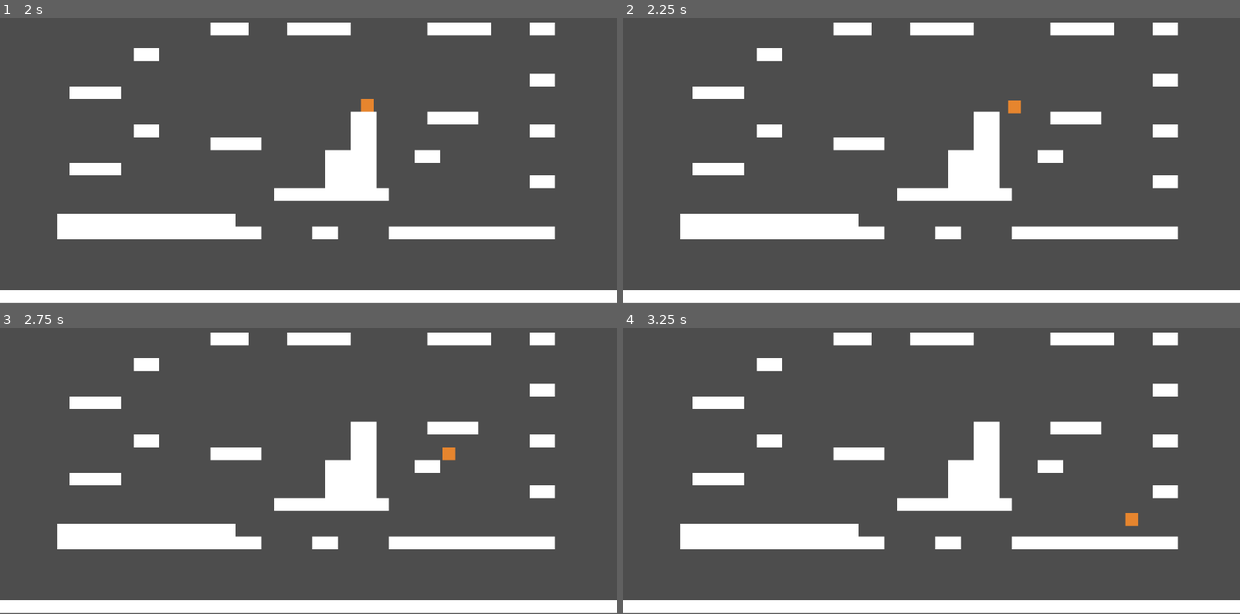
Above: before the commit, frames 1-4 (two rows, left to right).
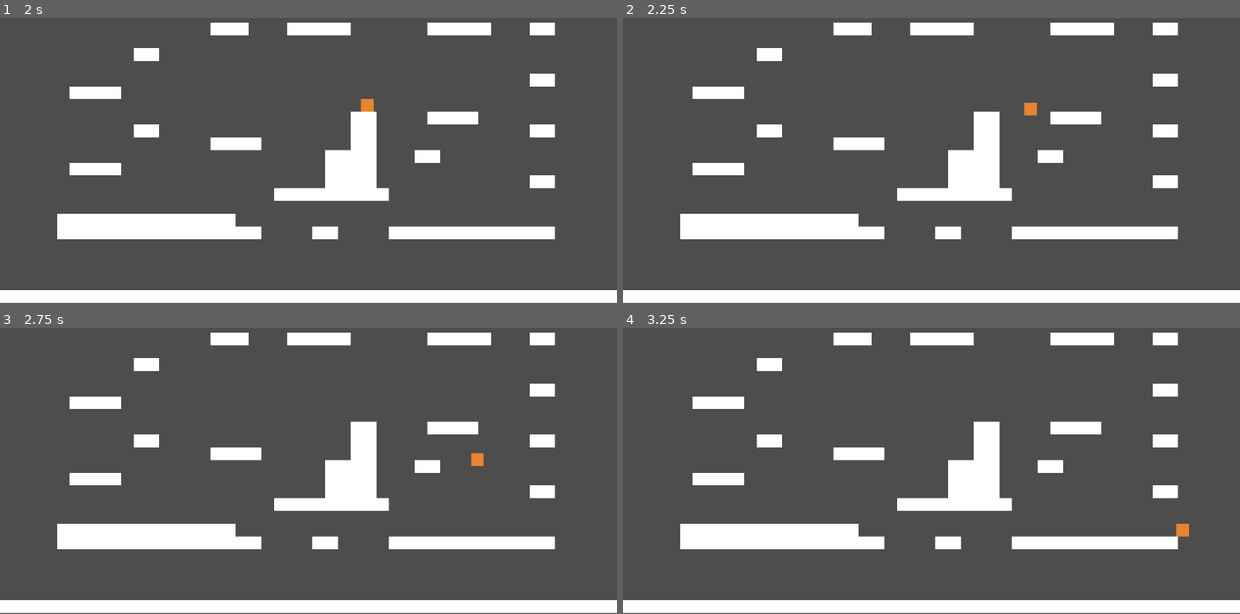
Above: after the commit, the same moments.

Repository: ramalhoproject/echoes-of-arena
Game: Godot game, scene res://scenes/multiplayer/Lobby.tscn
The game is run twice, just before and just after one commit, with the same random seed, the same clock (stepped at 60 frames per second) and the same inputs.
Inputs (mouse positions are in pixels of both pictures, inside the frame that each line leads up to):
- Up to frame 1 (2 s): click (314, 152) at 0.52 s; type "12" at 0.6 s; click "Host" at 1.25 s
- Up to frame 2 (2.25 s): tap Enter at 2 s; hold Right (ui_right) from 2.03 s (still down)
- Up to frame 3 (2.75 s): keep holding Right (ui_right); tap Up (ui_up) at 2.27 s
- Up to frame 4 (3.25 s): keep holding Right (ui_right); tap Up (ui_up) at 3.02 s

Frame 1 is identical in both runs. In frame 2, 0.2% of the frame differs, in the area x 62-68%, y 28-35%; in frame 3, 0.2%; in frame 4, 0.2%.

Commit message:
Update Player.gd
Atualizado a velocidade do player de 300 para 500

Diff:
--- a/scripts/player/Player.gd
+++ b/scripts/player/Player.gd
@@ -1,6 +1,6 @@
 extends CharacterBody2D
 
-@export var speed := 300.0
+@export var speed := 500
 @export var jump_force := 550.0
 @export var gravity := 1200.0
 
